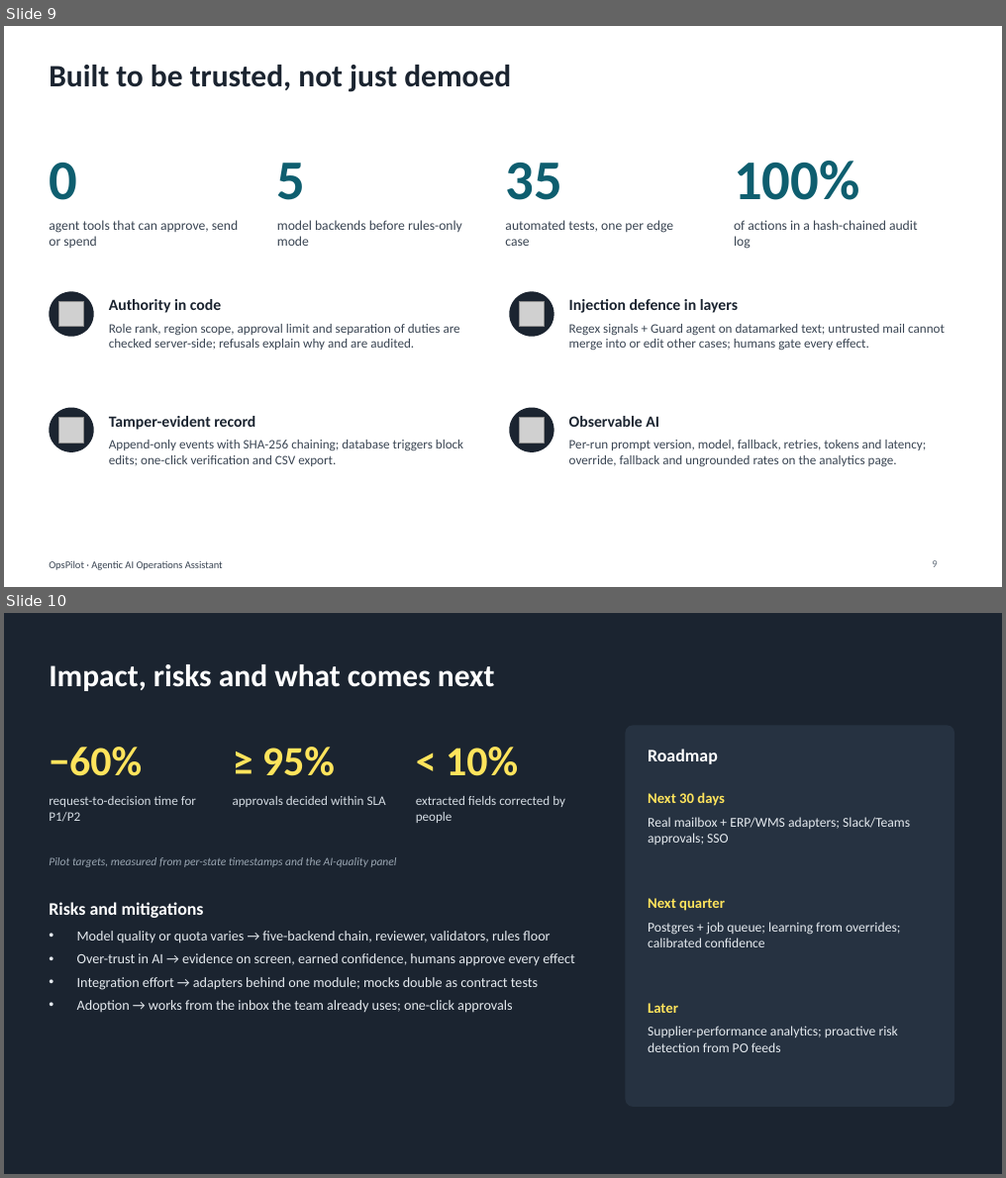
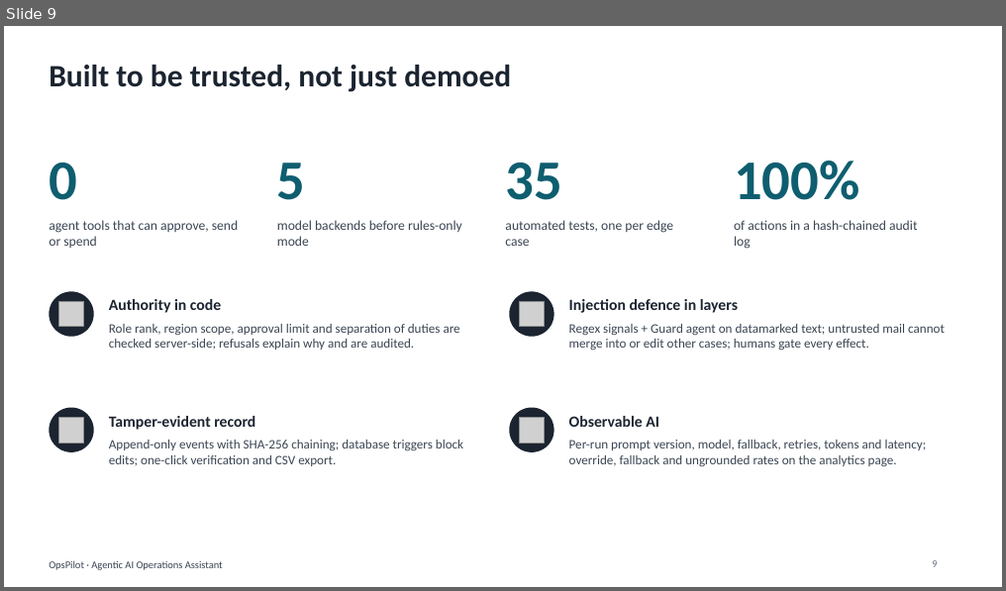
Before and after one commit to RishabhRaizada/agentic-ops-assistant, a slide deck: docs/OpsPilot-deck.pptx. Shown one above the other, each under a label of ours: slides 9 and 10 before the commit, slide 9 after it. The pictures are 1006x1178 and 1006x591 pixels, drawn with LibreOffice and Linux fonts; fonts in the diff are those of the drawing; grey boxes stand for pictures. Boxes give left, top, right and bottom in pixels: in the first picture for what was removed or moved away, otherwise in the second. Text is boxed around its words. In the diff, an @@ line names an element or a change of style, - is before the commit and + after.

```diff
--- a/docs/OpsPilot-deck.pptx
+++ b/docs/OpsPilot-deck.pptx
@@ slide 10 removed at [4,613,1002,1174], background #1B2430 @@
@@ text removed at [49,664,495,691] @@
-Impact, risks and what comes next
@@ rounded rectangle removed at [626,725,954,1107] @@
@@ text removed at [49,747,142,776] @@
-−60%
@@ text removed at [262,747,335,776] @@
-≥ 95%
@@ text removed at [446,747,518,776] @@
-< 10%
@@ text removed at [648,749,718,764] @@
-Roadmap
@@ text removed at [49,796,196,822] @@
-request-to-decision time for P1/P2
@@ text removed at [233,796,386,807] @@
-approvals decided within SLA
@@ text removed at [416,796,565,823] @@
-extracted fields corrected by people
@@ text removed at [648,792,725,806] @@
-Next 30 days
@@ text removed at [648,817,910,845] @@
-Real mailbox + ERP/WMS adapters; Slack/Teams approvals; SSO
@@ text removed at [49,858,397,867] @@
-Pilot targets, measured from per-state timestamps and the AI-quality panel
@@ text removed at [49,902,204,918] @@
-Risks and mitigations
@@ text removed at [648,898,725,911] @@
-Next quarter
@@ text removed at [77,931,574,1013] @@
-• Model quality or quota varies → five-backend chain, reviewer, validators, rules floor
-• Over-trust in AI → evidence on screen, earned confidence, humans approve every effect
-• Integration effort → adapters behind one module; mocks double as contract tests
-• Adoption → works from the inbox the team already uses; one-click approvals
@@ text removed at [648,922,900,948] @@
-Postgres + job queue; learning from overrides; calibrated confidence
@@ text removed at [648,1003,678,1013] @@
-Later
@@ text removed at [648,1026,898,1053] @@
-Supplier-performance analytics; proactive risk detection from PO feeds
```
Also in this commit, not shown: 1 slide changed, 1 slide added, 7 other files.
